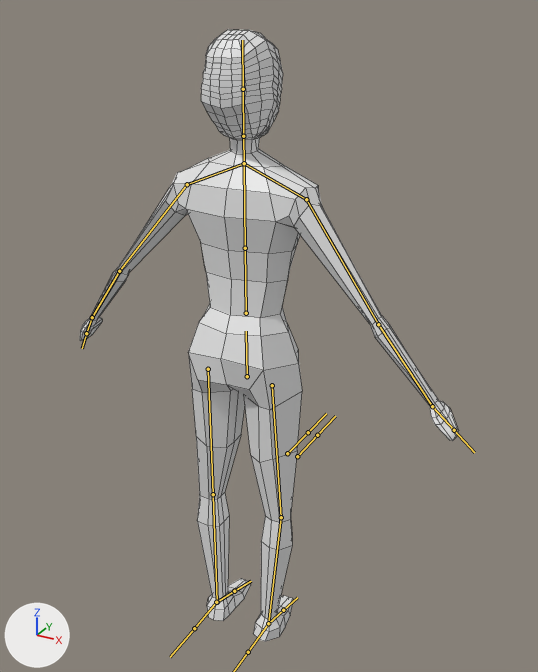
One commit to the FBX model Assets/Models/charakter.fbx: the scene before it, then after it.
One viewpoint serves both versions: a 50 mm camera at (1.035, -1.744, 1.956) aimed at (-0.022, 0.178, 0.995). Every picture has the same lights, and +X, +Y and +Z are marked at lower left. The bones that bend it are drawn over the model as lines. Mesh edges are drawn as thin lines.

In view in the first picture: 'charaket_mesh'.
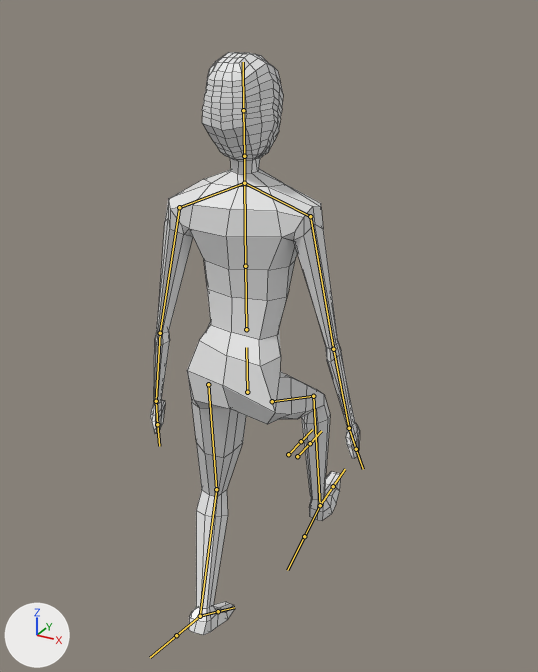
The newer file adds an action. The first version stands in its rest pose; the second is drawn at frame 30 of the action 'Armature|walking'.

Boxes [x1, y1, x2, y2] around the edits, measured in the pictures (538 x 672 px):
```json
{"object": "charaket_mesh", "change": "posed", "before": [80, 30, 459, 642], "after": [150, 52, 360, 635], "on screen": "44% narrower"}
{"bone": "ROOT", "before": "(247, 376) to (246, 331)", "after": "(247, 392) to (246, 347)"}
{"bone": "shoulder.l", "before": "(244, 163) to (187, 184)", "after": "(244, 183) to (179, 207)"}
{"bone": "upper_arm.l", "before": "(187, 184) to (119, 271)", "after": "(179, 207) to (160, 333)"}
{"bone": "shoulder.r", "before": "(244, 163) to (306, 199)", "after": "(244, 183) to (310, 216)"}
{"bone": "upper_arm.r", "before": "(306, 199) to (378, 324)", "after": "(310, 216) to (333, 349)"}
{"bone": "upper_leg.l", "before": "(208, 369) to (213, 494)", "after": "(208, 384) to (216, 489)"}
{"bone": "lower_leg.l", "before": "(213, 494) to (217, 602)", "after": "(216, 489) to (200, 616)"}
{"bone": "foot.l", "before": "(217, 602) to (234, 591)", "after": "(200, 616) to (218, 611)"}
{"bone": "upper_leg.r", "before": "(272, 385) to (281, 517)", "after": "(272, 401) to (313, 396)"}
{"bone": "lower_leg.r", "before": "(281, 517) to (268, 623)", "after": "(313, 396) to (320, 505)"}
{"bone": "foot.r", "before": "(268, 623) to (283, 610)", "after": "(320, 505) to (333, 486)"}
```

Scene script edits in JSON lines:
```json
{"block": "bone_root", "where": "bone_root = bpy.data.objects['Armature'].pose.bones['ROOT']"}
{"op": "set", "path": "bone_root.location", "old": "(0.0, 0.0, 0.0)", "new": "(0.0, -0.053, 0.002)"}
{"block": "bone_shoulder_l", "where": "bone_shoulder_l = bpy.data.objects['Armature'].pose.bones['shoulder.l']  # child of 'upper_spine'"}
{"op": "set", "path": "bone_shoulder_l.rotation_quaternion", "old": "(1.0, 0.0, 0.0, 0.0)", "new": "(0.989, -0.137, -0.056, 0.0)", "note": "degrees (0, 0, 0) -> degrees (-16, -6, 1)"}
{"block": "bone_upper_arm_l", "where": "bone_upper_arm_l = bpy.data.objects['Armature'].pose.bones['upper_arm.l']  # child of 'shoulder.l'"}
{"op": "set", "path": "bone_upper_arm_l.rotation_quaternion", "old": "(1.0, 0.0, 0.0, 0.0)", "new": "(0.966, 0.0, 0.018, -0.259)", "note": "degrees (0, 0, 0) -> degrees (-1, 2, -30)"}
{"block": "bone_shoulder_r", "where": "bone_shoulder_r = bpy.data.objects['Armature'].pose.bones['shoulder.r']  # child of 'upper_spine'"}
{"op": "set", "path": "bone_shoulder_r.rotation_quaternion", "old": "(1.0, 0.0, 0.0, 0.0)", "new": "(0.997, -0.076, -0.031, 0.0)", "note": "degrees (0, 0, 0) -> degrees (-9, -4, 0)"}
{"block": "bone_upper_arm_r", "where": "bone_upper_arm_r = bpy.data.objects['Armature'].pose.bones['upper_arm.r']  # child of 'shoulder.r'"}
{"op": "set", "path": "bone_upper_arm_r.rotation_quaternion", "old": "(1.0, 0.0, 0.0, 0.0)", "new": "(0.977, 0.027, -0.015, -0.213)", "note": "degrees (0, 0, 0) -> degrees (3, -1, -25)"}
{"block": "bone_upper_leg_l", "where": "bone_upper_leg_l = bpy.data.objects['Armature'].pose.bones['upper_leg.l']  # child of 'ROOT'"}
{"op": "set", "path": "bone_upper_leg_l.rotation_quaternion", "old": "(1.0, 0.0, 0.0, 0.0)", "new": "(0.99, 0.073, 0.108, 0.048)", "note": "degrees (0, 0, 0) -> degrees (9, 12, 6)"}
{"block": "bone_lower_leg_l", "where": "bone_lower_leg_l = bpy.data.objects['Armature'].pose.bones['lower_leg.l']  # child of 'upper_leg.l'"}
{"op": "set", "path": "bone_lower_leg_l.rotation_quaternion", "old": "(1.0, 0.0, 0.0, 0.0)", "new": "(0.951, -0.265, 0.0, -0.162)", "note": "degrees (0, 0, 0) -> degrees (-30, -5, -18)"}
{"block": "bone_foot_l", "where": "bone_foot_l = bpy.data.objects['Armature'].pose.bones['foot.l']  # child of 'lower_leg.l'"}
{"op": "set", "path": "bone_foot_l.rotation_quaternion", "old": "(1.0, 0.0, 0.0, 0.0)", "new": "(0.988, 0.108, 0.045, 0.1)", "note": "degrees (0, 0, 0) -> degrees (13, 4, 12)"}
{"block": "bone_upper_leg_r", "where": "bone_upper_leg_r = bpy.data.objects['Armature'].pose.bones['upper_leg.r']  # child of 'ROOT'"}
{"op": "set", "path": "bone_upper_leg_r.rotation_quaternion", "old": "(1.0, 0.0, 0.0, 0.0)", "new": "(0.791, -0.5, -0.334, 0.115)", "note": "degrees (0, 0, 0) -> degrees (-72, -24, 34)"}
{"block": "bone_lower_leg_r", "where": "bone_lower_leg_r = bpy.data.objects['Armature'].pose.bones['lower_leg.r']  # child of 'upper_leg.r'"}
{"op": "set", "path": "bone_lower_leg_r.rotation_quaternion", "old": "(1.0, 0.0, 0.0, 0.0)", "new": "(0.854, 0.443, 0.0, -0.274)", "note": "degrees (0, 0, 0) -> degrees (51, 14, -29)"}
{"block": "bone_foot_r", "where": "bone_foot_r = bpy.data.objects['Armature'].pose.bones['foot.r']  # child of 'lower_leg.r'"}
{"op": "set", "path": "bone_foot_r.rotation_quaternion", "old": "(1.0, 0.0, 0.0, 0.0)", "new": "(0.904, -0.364, 0.089, -0.205)", "note": "degrees (0, 0, 0) -> degrees (-44, 1, -26)"}
```
